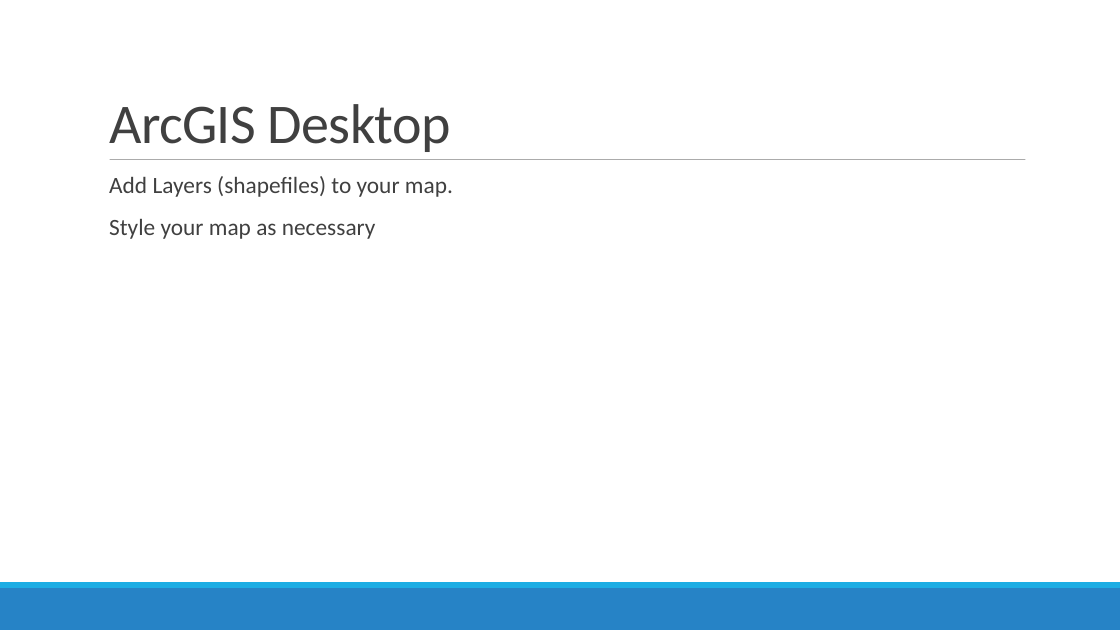
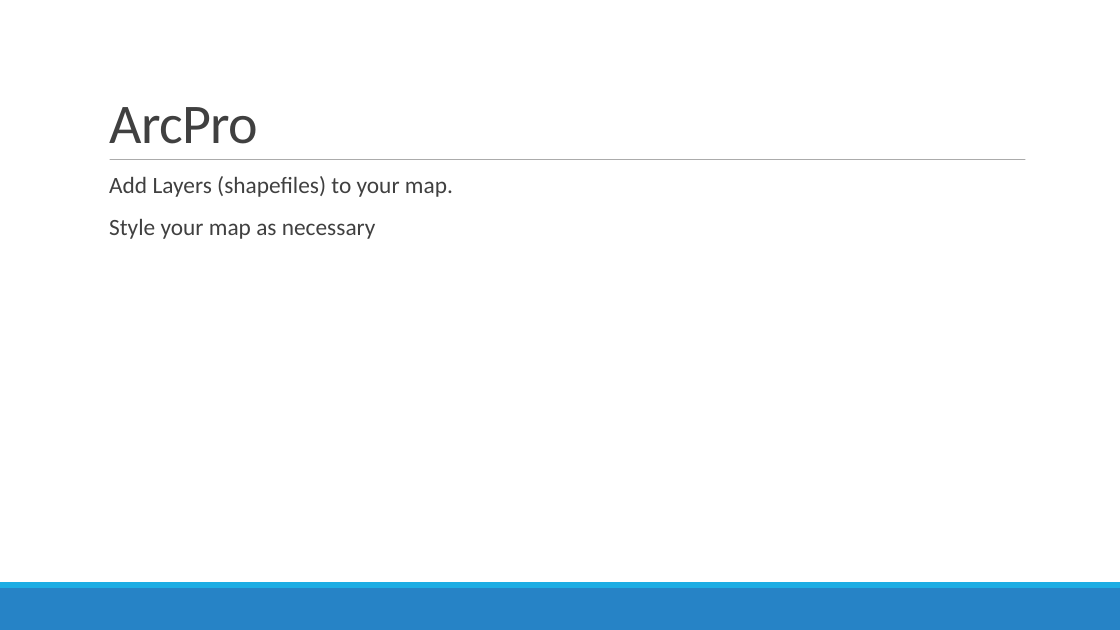
Before and after one commit to MGIS-UMN/GIS5577_week11, a slide deck: slide 2 of Creating_geospatial_services_ArcPro.odp. Drawn at 1120x630 pixels with LibreOffice and Linux fonts; fonts in the diff are those of the drawing. Boxes give left, top, right and bottom in pixels: in the first picture for what was removed or moved away, otherwise in the second. Text is boxed around its words. In the diff, an @@ line names an element or a change of style, - is before the commit and + after.

```diff
--- a/Creating_geospatial_services_ArcPro.odp
+++ b/Creating_geospatial_services_ArcPro.odp
@@ title at bbox=[109, 107, 258, 144]: text changed @@
-ArcGIS Desktop
+ArcPro
```
Also in this commit, not shown: 1 other slide changed.
